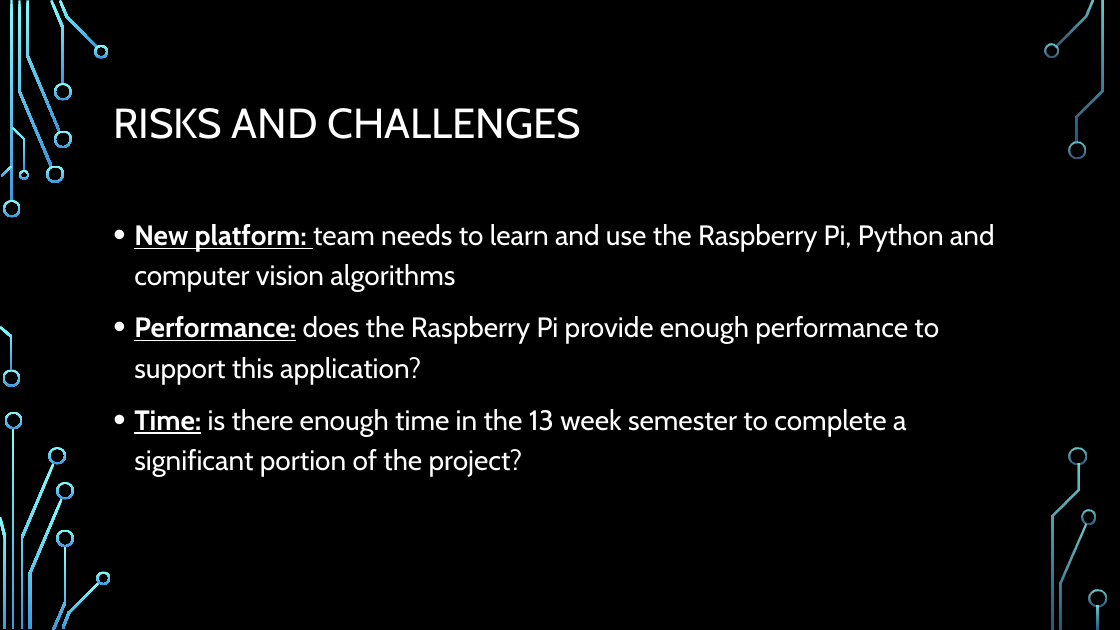
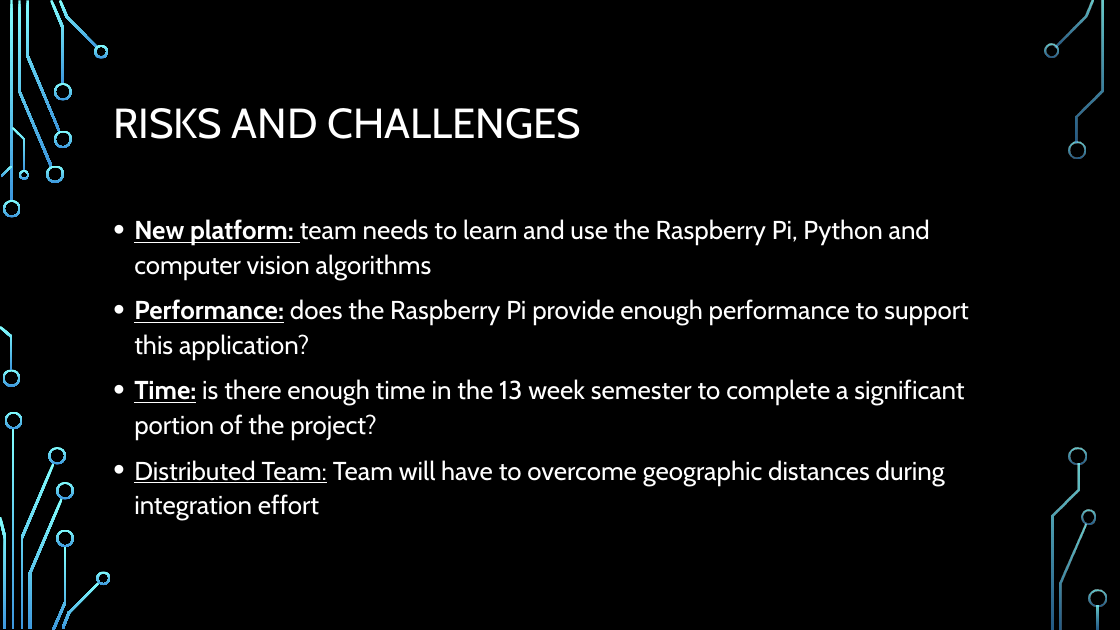
Before and after one commit to Scarabyte/SSW690-Project, a slide deck: slide 9 of docs/Presentations/Computer Vision Driving Aids Project Overview.pptx. Drawn at 1120x630 pixels with LibreOffice and Linux fonts; fonts in the diff are those of the drawing; background and template pictures are left out. Boxes give left, top, right and bottom in pixels: in the first picture for what was removed or moved away, otherwise in the second. Text is boxed around its words. In the diff, an @@ line names an element or a change of style, - is before the commit and + after.

Commit message:
Add new risk

```diff
--- a/docs/Presentations/Computer Vision Driving Aids Project Overview.pptx
+++ b/docs/Presentations/Computer Vision Driving Aids Project Overview.pptx
@@ text at (134,219,968,439): size 24 to 22.2 pt in "New platform: team needs to learn and ...", "Performance: does the Raspberry Pi provide enough ...", "Time: is there enough time in the ..."; line spacing 1.2 to 1.1 @@
@@ text at (134,460,945,519): paragraph added @@
+• Distributed Team: Team will have to overcome geographic distances during integration effort
```
